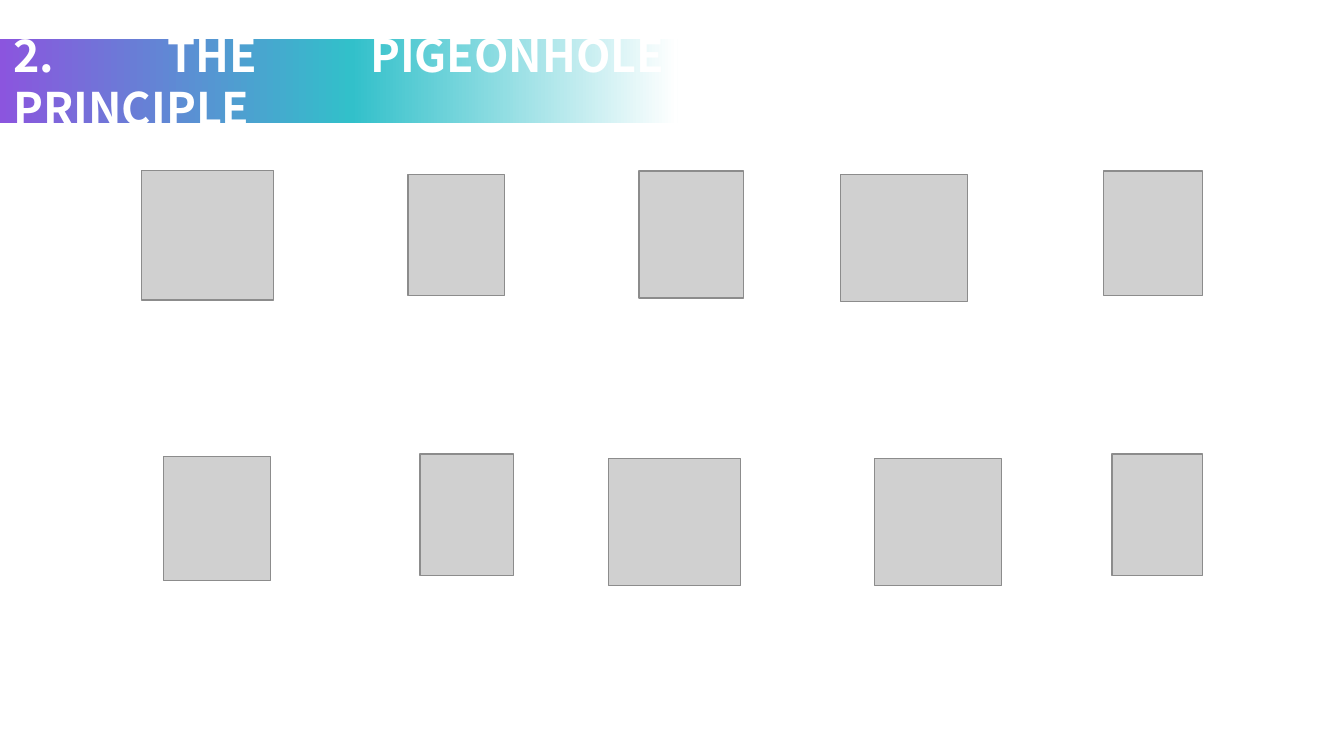
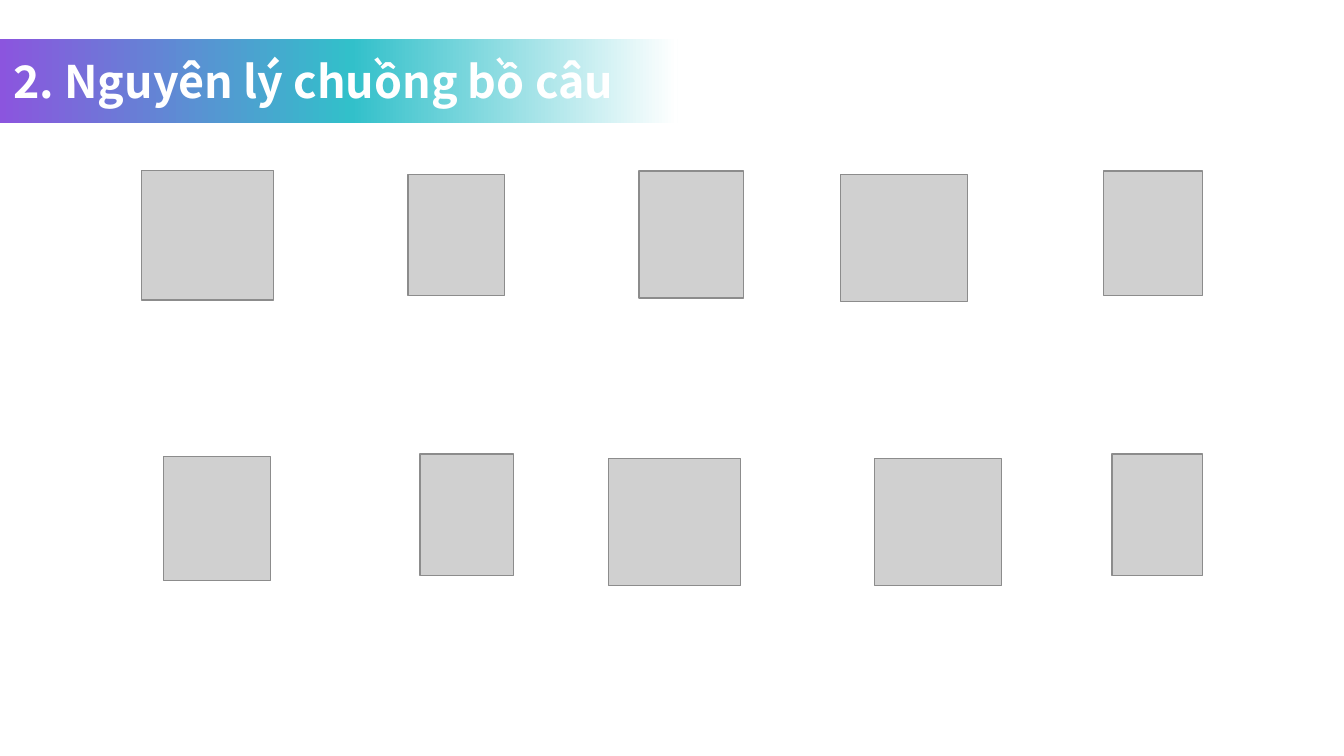
Before and after one commit to nhoxnho1212/TTToanTin, a slide deck: slide 20 of edit/demo.pptx (slide 17 before the commit). Drawn at 1344x756 pixels with LibreOffice and Linux fonts; fonts in the diff are those of the drawing; grey boxes stand for pictures. Boxes give left, top, right and bottom in pixels: in the first picture for what was removed or moved away, otherwise in the second. Text is boxed around its words. In the diff, an @@ line names an element or a change of style, - is before the commit and + after.

```diff
--- a/edit/demo.pptx
+++ b/edit/demo.pptx
@@ text in rectangle at <box>13,57,613,109</box>: text changed @@
-2. THE PIGEONHOLE PRINCIPLE
+2. Nguyên lý chuồng bồ câu
```
Also in this commit, not shown: 12 other slides changed, 15 slides added, 8 slides removed.
